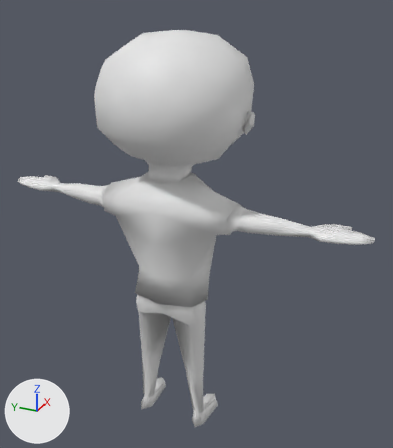
An edit to the Blender file game/models/rennan.blend, drawn before and after from the same camera.
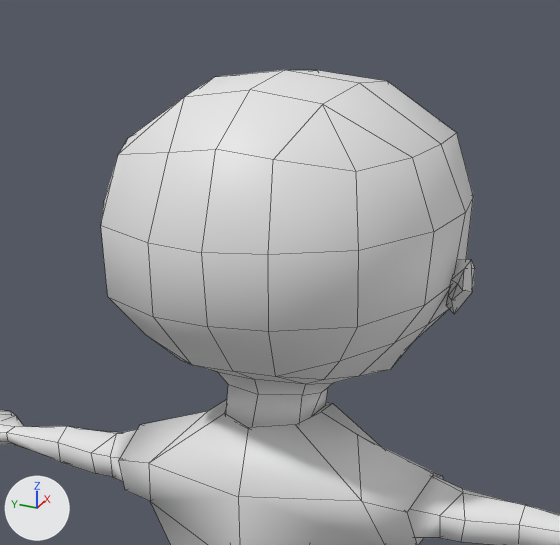
Old and new are each drawn whole from a camera (50 mm lens) standing at (-2.83, -1.26, 2.57) and looking at (-0.21, -0.08, 1.27) and again close up on the part from 13% to 74% of the width and 0% to 52% of the height. The lights are fixed; the arrows at lower left show +X, +Y and +Z. The close-ups show mesh edges as thin lines.

In view in the first close-up: 'Base', 'Torus'.
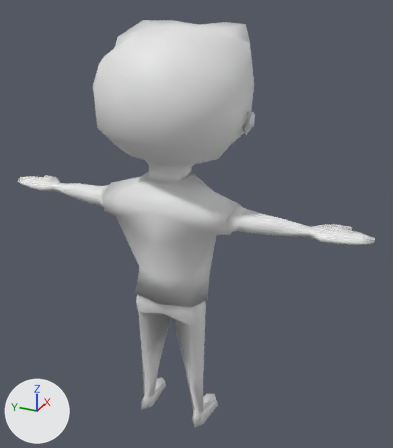
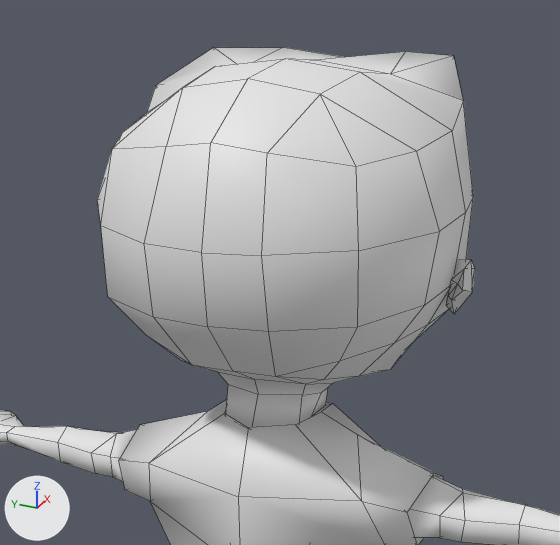
Where the change shows, as pixel boxes [x1, y1, x2, y2] in the close-ups (560 x 545 px; the box of a moved part takes in the faces that stretch with it):
'Base', reshaped
    before: [0, 70, 560, 545]
    after: [0, 59, 560, 545]
'Base.001', added
    after: [157, 47, 463, 100]
part 1 of me_roundcube, moved or reshaped
    before: [101, 70, 473, 332]
    after: [97, 59, 473, 332]

The change, as a list of edits to the scene's bpy script:
```text
Change me_roundcube:
    used by ob_base; location = (0.0, 0.0, 1.958)
    remove me_roundcube.from_pydata(...)  # 211 vertices, 206 faces; spans x -0.68..0.05, y 0.0..1.07, z -1.96..0.37
    add me_roundcube.from_pydata(...)  # 212 vertices, 204 faces; spans x -0.68..0.05, y 0.0..1.07, z -1.96..0.39
    me_roundcube part 1
    3 vertices are removed from x -0.29..-0.15, y 0.0..0.35, z 0.24..0.36
    8 faces are deleted
    10 vertices move from x -0.66..-0.3, y 0.0..0.39, z 0.07..0.37 to x -0.68..-0.3, y 0.0..0.4, z 0.07..0.39
    4 vertices are added at (-0.23, 0.37, 0.32), (-0.28, 0.36, 0.26), (-0.16, 0.18, 0.36), (-0.15, 0.0, 0.38)
    6 new faces join them
Add me_roundcube_003:
    me_roundcube_003.from_pydata([(-0.076, 0.27, 0.254), (-0.175, 0.339, 0.246), (-0.014, 0.15, 0.256), (-0.012, 0.0, 0.255), (-0.084, 0.295, 0.392), (-0.227, 0.369, 0.318), (-0.005, 0.152, 0.391), (-0.161, 0.179, 0.357), (0.003, 0.0, 0.374), (-0.153, 0.0, 0.379)], [], [(2, 0, 4, 6), (3, 2, 6, 8), (0, 1, 5, 4), (5, 7, 4), (6, 7, 9, 8), (6, 4, 7)])
    me_roundcube_003.polygons.foreach_set('use_smooth', [True] * 6)
Add ob_base_001:
    ob_base_001 = bpy.data.objects.new('Base.001', me_roundcube_003)
    ob_base_001.location = (0.0, 0.0, 1.958)
    _m = ob_base_001.modifiers.new('Mirror', 'MIRROR')
    _m.use_axis = (False, True, False)
    _m.use_clip = True
```
